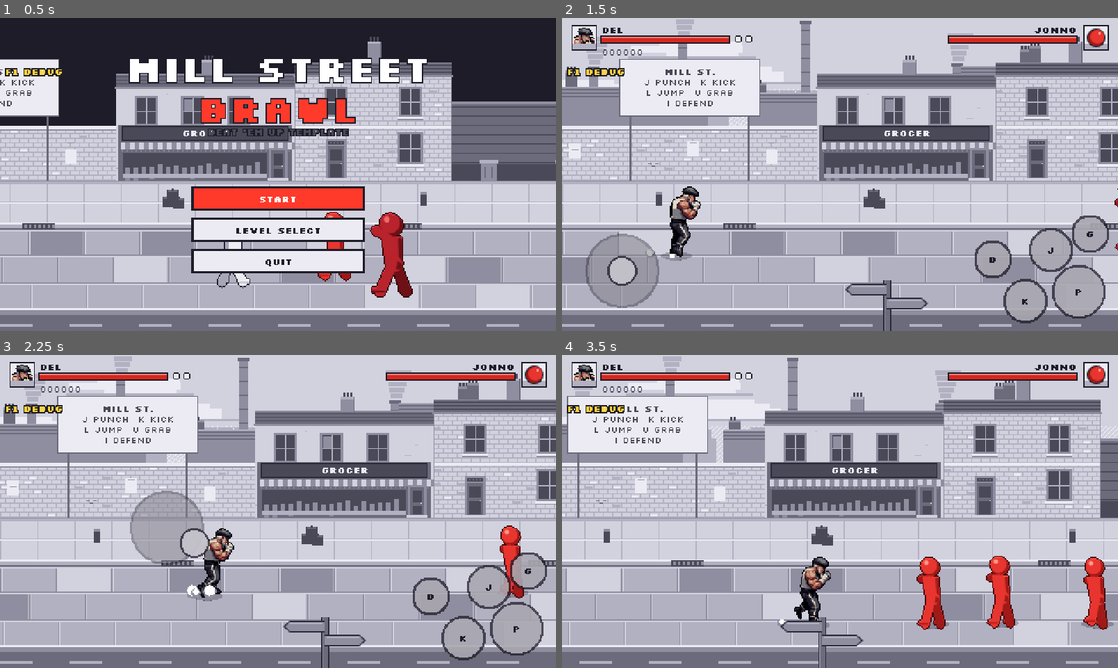
Above: before the commit, frames 1-4 (two rows, left to right).
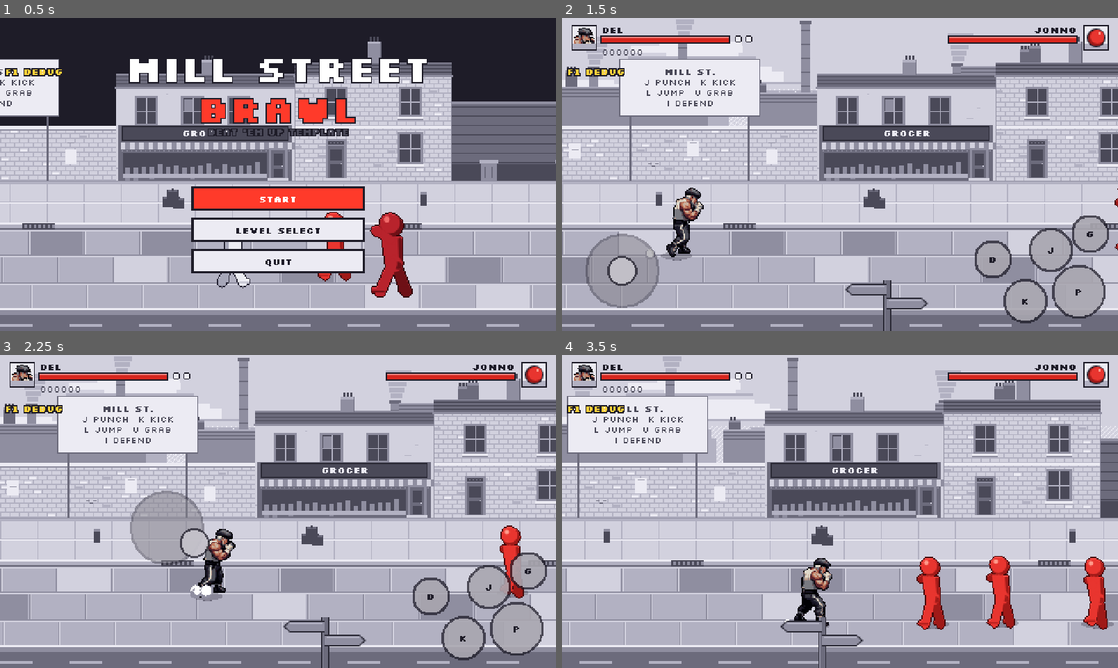
Above: after the commit, the same moments.

Repository: Ulisses85/mill_street
Game: Godot game, scene res://scenes/ui/main_menu.tscn
Two runs of this game, one before a commit and one after it. Both use one fixed random seed, a clock stepped at 60 frames per second and the inputs below.
Inputs (mouse positions are in pixels of both pictures, inside the frame that each line leads up to):
- Up to frame 1 (0.5 s): no input
- Up to frame 2 (1.5 s): click "START" at 0.5 s; tap Enter (ui_accept) at 1.25 s; move the mouse to (962, 158) at 1.27 s; hold D (move_right) from 1.28 s (still down); tap U (grab) at 1.35 s; click (962, 158) at 1.42 s
- Up to frame 3 (2.25 s): tap L (jump) at 1.52 s; tap K (kick) at 1.55 s; release D (move_right) at 2 s; drag from (166, 527) to (250, 574) at 2.02 s
- Up to frame 4 (3.5 s): move the mouse to (895, 442) at 2.77 s; hold D (move_right) from 2.78 s (still down); tap J (punch) at 2.85 s; tap U (grab) at 3.05 s

Frame 1 is identical in both runs. In frame 2, 0.7% of the frame differs, in the area x 2-26%, y 3-78%; in frame 3, 0.6%; in frame 4, 0.7%, in the area x 2-49%, y 3-87%.

Commit message:
Animation feel: run, weapon swings, motion smears, heavier impacts, Del's block
- Run: double-tap left or right (keys, d-pad or stick) to run at 1.6x speed with its own
  animation and dust; walk and run cycles now play at a rate that follows actual speed
  (no more cycling at full tempo while accelerating).
- Weapon swings are driven by the attack's timing: the weapon is raised back during the
  wind-up, whipped through during the hit window, then follows through. Works with any sprite,
  even one whose 'swing' is a copy of a punch. Unit.procedural_weapon_swing turns it off.
- Motion smear: a white arc in front of every punch, kick and swing on its first active tick
  (bigger for finishers and weapons).
- Impacts scale with the hit: longer hit-stop and more shake for heavy and knockdown hits,
  speed streaks flying out in the hit direction, a dust puff on knockdowns.
- Del's block uses only the high-guard frames of the generated block (it rose from the
  arms-down pose, which read as praying).
- tests/feel.tscn: scripted walk, run, bat swings and combos, saved as frames for checking.

Co-Authored-By: Claude Opus 5.5 <noreply@anthropic.com>
Claude-Session: https://claude.ai/code/session_011PAGRaBJEpHh9WvNf9hYFq

Diff:
--- a/art/characters/del/character.json
+++ b/art/characters/del/character.json
@@ -84,8 +84,10 @@
       "fps": 10
     },
     "block": {
-      "source": "raw/block",
-      "fps": 12
+      "source": "raw/block_guard",
+      "fps": 20,
+      "loop": false,
+      "note": "raw/block frames 3-4: the generated block rises from the arms-down base pose; only the high guard is kept"
     },
     "punch_1": {
       "source": "raw/jab",
--- a/assets/characters/del/sheet.json
+++ b/assets/characters/del/sheet.json
@@ -336,22 +336,10 @@
   },
   "defend": {
    "row": 10,
-   "frames": 5,
-   "ticks_per_frame": 5,
-   "loop": false,
-   "hand": [
-    [
-     5,
-     -40
-    ],
-    [
-     6,
-     -30
-    ],
-    [
-     12,
-     -30
-    ],
+   "frames": 2,
+   "ticks_per_frame": 3,
+   "loop": false,
+   "hand": [
     [
      16,
      -40
@@ -362,9 +350,6 @@
     ]
    ],
    "weapon_angle": [
-    -1.1,
-    -1.1,
-    -1.1,
     -1.1,
     -1.1
    ]
@@ -853,22 +838,10 @@
   },
   "block": {
    "row": 25,
-   "frames": 5,
-   "ticks_per_frame": 5,
-   "loop": false,
-   "hand": [
-    [
-     5,
-     -40
-    ],
-    [
-     6,
-     -30
-    ],
-    [
-     12,
-     -30
-    ],
+   "frames": 2,
+   "ticks_per_frame": 3,
+   "loop": false,
+   "hand": [
     [
      16,
      -40
@@ -879,9 +852,6 @@
     ]
    ],
    "weapon_angle": [
-    -1.1,
-    -1.1,
-    -1.1,
     -1.1,
     -1.1
    ]
--- a/scripts/characters/player.gd
+++ b/scripts/characters/player.gd
@@ -2,6 +2,12 @@
 extends Unit
 ## Player-controlled fighter: move, jump with air attacks, punch and kick combos, defend,
 ## grab (knee / throw), hurt, knockdown, get up, lives.
+
+@export_group("Run")
+## Double-tap left or right to run.
+@export var can_run := true
+@export_range(1.0, 3.0, 0.05) var run_speed_scale := 1.6
+@export_range(0.1, 0.5, 0.01, "suffix:s") var double_tap_window := 0.25
 
 @export_group("Combat")
 @export var punch_combo: ComboData
@@ -50,6 +56,10 @@
 var knees := 0
 var knee_t := 0
 var move := Vector2.ZERO
+var running := false
+var _tap_dir := 0
+var _prev_move_x := 0.0
+var _since_tap := 999
 var combo_count := 0
 var combo_count_timer := 0
 
@@ -64,6 +74,23 @@
 	Game.player_spawned.emit(self)
 
 
+## Double-tap detection: a second press in the same direction within double_tap_window starts a run;
+## it lasts until the player lets go, turns round or does anything else.
+func _read_run() -> void:
+	_since_tap += 1
+	var tap := 0
+	if move.x != 0.0 and _prev_move_x == 0.0:       # a new press left or right (keys, d-pad or stick)
+		tap = int(move.x)
+	_prev_move_x = move.x
+	if tap != 0:
+		if can_run and tap == _tap_dir and _since_tap <= int(double_tap_window * 60.0) and state in [&"idle", &"walk"]:
+			running = true
+		_tap_dir = tap
+		_since_tap = 0
+	if running and (move.x == 0.0 or int(move.x) != _tap_dir or not (state in [&"idle", &"walk"])):
+		running = false
+
+
 func _read_move() -> Vector2:
 	var m := Vector2(Input.get_axis(&"move_left", &"move_right"), Input.get_axis(&"move_up", &"move_down"))
 	return Vector2(signf(m.x) if absf(m.x) > 0.3 else 0.0, signf(m.y) if absf(m.y) > 0.3 else 0.0)
@@ -71,6 +98,7 @@
 
 func _tick() -> void:
 	move = _read_move()
+	_read_run()
 	if combo_count_timer > 0:
 		combo_count_timer -= 1
 		if combo_count_timer == 0:
@@ -148,14 +176,21 @@
 		vx = 0.0
 		set_state(&"defend", &"defend")
 		return
-	ground_move(move)
+	ground_move(move, run_speed_scale if running else 1.0)
 	if move != Vector2.ZERO:
 		if move.x != 0.0:
 			face = int(move.x)
-		if state != &"walk":
+		# Walk and run use their own animations when the sheet has both; otherwise one cycle, played faster.
+		var has_walk := body.has_animation(&"walk")
+		var want := &"run" if running or not has_walk else &"walk"
+		if state != &"walk" or anim != want:
 			state = &"walk"
-			play_anim(&"run")
-		if anim_t % 11 == 0:
+			play_anim(want)
+		var speed := Vector2(vx, vy).length() / maxf(move_speed, 1.0)
+		anim_rate = clampf(speed, 0.5, 1.2) * (1.35 if running and not has_walk else 1.0)
+		if running and t % 6 == 0:
+			Effects.puff(get_parent(), position + Vector2(-face * 8, 0), 3.0)
+		elif not running and anim_t % 11 == 0:
 			Effects.puff(get_parent(), position + Vector2(-face * 4, 0), 2.5)
 	elif state != &"idle" or anim != &"idle":
 		state = &"idle"
--- a/scripts/core/unit.gd
+++ b/scripts/core/unit.gd
@@ -60,6 +60,9 @@
 @export var defence_stops_knockdown_attacks := false
 
 @export_group("Weapons")
+## Swing held weapons from the attack timing (raise, whip through, follow through) instead of
+## the sheet's per-frame weapon angles. Turn off for art that already animates the swing.
+@export var procedural_weapon_swing := true
 @export var lose_weapon_when_hit := false
 @export var lose_weapon_when_knocked_down := true
 
@@ -78,6 +81,9 @@
 var t := 0  ## ticks spent in the current state
 var anim: StringName = &"idle"
 var anim_t := 0
+## Playback speed of the current animation (1.0 = as authored). Walk/run cycles follow movement speed.
+var anim_rate := 1.0
+var _anim_acc := 0.0
 var bounced := false
 var landed := true
 var slide := 0.0
@@ -127,12 +133,16 @@
 	if Game.hitstop > 0:
 		return
 	t += 1
-	anim_t += 1
+	_anim_acc += anim_rate
+	while _anim_acc >= 1.0:
+		_anim_acc -= 1.0
+		anim_t += 1
 	if invulnerable_ticks > 0:
 		invulnerable_ticks -= 1
 	if squash > 0:
 		squash -= 1
 	_tick()
+	_attack_smear()
 	_clamp_to_floor()
 	_update_visuals()
 
@@ -153,7 +163,28 @@
 func play_anim(a: StringName, restart := true) -> void:
 	if a != anim or restart:
 		anim_t = 0
+		_anim_acc = 0.0
+		anim_rate = 1.0
 	anim = a
+
+
+## A white motion arc in front of the unit on the first active tick of each attack.
+func _attack_smear() -> void:
+	if state != &"attack" or current_attack == null or z > 1.0 and current_attack.duration > 5.0:
+		return
+	var a := current_attack
+	if t != a.ticks(a.active_from) or a.reach_to <= 0.0:
+		return
+	var armed := held_weapon != null and a == held_weapon.attack
+	var hand := body.hand_at(anim, anim_t)
+	var c := position + Vector2(face * 4, hand.y * 0.6 - z)
+	var r := clampf(a.reach_to * 0.7, 14.0, 34.0) + (6.0 if armed else 0.0)
+	if armed:
+		Effects.swoosh(get_parent(), c, face, r, -100.0, 40.0, 4.0)
+	elif a.knockdown:
+		Effects.swoosh(get_parent(), c, face, r, -60.0, 30.0, 3.0)
+	else:
+		Effects.swoosh(get_parent(), c + Vector2(0, -2), face, r * 0.8, -25.0, 15.0, 2.0)
 
 
 func _update_visuals() -> void:
@@ -178,6 +209,11 @@
 	if _weapon_sprite.visible:
 		var hand := body.hand_at(anim, anim_t) * Vector2(body.scale.x, body.scale.y)
 		var ang := body.weapon_angle_at(anim, anim_t)
+		var a := current_attack
+		if procedural_weapon_swing and state == &"attack" and a and a == held_weapon.attack and not held_weapon.thrown:
+			var sw := _swing_pose(a)
+			ang = sw.x
+			hand += Vector2(sw.y, sw.z)
 		if held_weapon.thrown and not (state == &"attack" and current_attack == held_weapon.throw_attack):
 			ang = -0.25
 		_weapon_sprite.texture = held_weapon.texture
@@ -192,6 +228,23 @@
 		_carry_sprite.texture = tex
 		_carry_sprite.position = Vector2(-tex.get_width() / 2.0, -round(z) - body_height - tex.get_height() + 8 + (1 if anim == &"carry" and (anim_t / 6) % 2 == 0 else 0))
 		_carry_sprite.z_index = 1
+
+
+## Weapon swing driven by the attack's timing, so any sprite swings a held weapon convincingly:
+## raise it back during the wind-up, whip it through during the hit window, follow through after.
+## Returns (angle, hand dx, hand dy).
+func _swing_pose(a: AttackData) -> Vector3:
+	var t0 := float(a.ticks(a.active_from))
+	var t1 := maxf(t0 + 1.0, float(a.ticks(a.active_to)))
+	var tt := float(t)
+	if tt < t0:
+		var k := ease(tt / maxf(t0, 1.0), 0.5)
+		return Vector3(lerpf(-1.2, -2.7, k), lerpf(0.0, -5.0, k), lerpf(0.0, -8.0, k))
+	if tt <= t1:
+		var k := ease((tt - t0) / (t1 - t0), 0.4)
+		return Vector3(lerpf(-2.7, 0.7, k), lerpf(-5.0, 6.0, k), lerpf(-8.0, 2.0, k))
+	var k := clampf((tt - t1) / 10.0, 0.0, 1.0)
+	return Vector3(lerpf(0.7, 0.2, k), lerpf(6.0, 3.0, k), lerpf(2.0, 0.0, k))
 
 
 func _clamp_to_floor() -> void:
@@ -345,9 +398,12 @@
 
 
 func _hit_feedback(a: AttackData, dir: float) -> void:
-	Game.request_hitstop(a.hitstop_frames + (3 if a.knockdown else 0))
-	Game.request_shake(a.screen_shake)
-	Effects.burst(get_parent(), position + Vector2(-dir * 4, -z - body_height * 0.55), 13.0 if a.knockdown else 8.0)
+	# Heavier hits freeze longer, shake harder and throw out more sparks.
+	Game.request_hitstop(a.hitstop_frames + mini(3, a.damage / 5) + (3 if a.knockdown else 0))
+	Game.request_shake(a.screen_shake + (1.5 if a.knockdown else 0.0))
+	Effects.impact(get_parent(), position + Vector2(-dir * 4, -z - body_height * 0.55), dir, float(a.damage), a.knockdown)
+	if a.knockdown:
+		Effects.puff(get_parent(), position + Vector2(-dir * 6, 0), 4.0)
 
 
 func _on_blocked(_attacker: Node2D, a: AttackData, dir: float) -> void:
--- a/scripts/systems/effects.gd
+++ b/scripts/systems/effects.gd
@@ -3,7 +3,7 @@
 ## Small one-shot visual effects drawn in code: hit bursts, block shields, dust puffs,
 ## debris chunks and floating text. Use the static helpers, e.g. Effects.burst(world, pos, 10).
 
-enum Kind { BURST, SHIELD, PUFF, TEXT, CHUNK }
+enum Kind { BURST, SHIELD, PUFF, TEXT, CHUNK, SWOOSH, STREAK }
 
 const INK := Color("#1e1c28")
 const FONT := preload("res://assets/fonts/Silkscreen-Regular.ttf")
@@ -21,6 +21,9 @@
 var spin := 0.0
 var floor_y := 0.0
 var size := Vector2(6, 3)
+var arc_from := 0.0
+var arc_to := 0.0
+var thickness := 3.0
 
 
 static func _spawn(parent: Node, pos: Vector2, k: Kind, lifetime: int) -> Effects:
@@ -40,6 +43,28 @@
 	var e := _spawn(parent, pos, Kind.BURST, 7)
 	e.radius = r
 	e.rot = Game.fx_rng.randf() * TAU
+
+
+## A hit: star burst plus speed streaks flying out in the hit direction. power ~ damage.
+static func impact(parent: Node, pos: Vector2, hit_dir: float, power: float, heavy: bool) -> void:
+	burst(parent, pos, clampf(4.0 + power * 0.4, 6.0, 10.0) + (2.0 if heavy else 0.0))
+	var n := 3 + int(power / 4.0) + (3 if heavy else 0)
+	for i in n:
+		var e := _spawn(parent, pos, Kind.STREAK, 6 + Game.fx_rng.randi_range(0, 3))
+		var ang := Game.fx_rng.randf_range(-0.7, 0.7) + (0.0 if hit_dir > 0 else PI)
+		e.rot = ang
+		e.vel = Vector2(cos(ang), sin(ang)) * Game.fx_rng.randf_range(2.5, 4.5 + power * 0.15)
+		e.size = Vector2(Game.fx_rng.randf_range(5, 9 + power * 0.3), 1)
+
+
+## Motion smear: a short white arc in front of an attack (the swing of an arm, leg or weapon).
+static func swoosh(parent: Node, pos: Vector2, facing: float, r: float, from_deg: float, to_deg: float, thick := 3.0) -> void:
+	var e := _spawn(parent, pos, Kind.SWOOSH, 5)
+	e.radius = r
+	e.dir = facing
+	e.arc_from = deg_to_rad(from_deg)
+	e.arc_to = deg_to_rad(to_deg)
+	e.thickness = thick
 
 
 static func shield(parent: Node, pos: Vector2, facing: float) -> void:
@@ -79,7 +104,7 @@
 
 
 func _physics_process(_delta: float) -> void:
-	if Game.hitstop > 0 and kind != Kind.BURST:
+	if Game.hitstop > 0 and kind != Kind.BURST and kind != Kind.SWOOSH:
 		return
 	life -= 1
 	if life <= 0:
@@ -124,6 +149,21 @@
 			var w := FONT.get_string_size(text, HORIZONTAL_ALIGNMENT_LEFT, -1, 8).x
 			draw_string(FONT, Vector2(-w / 2 + 1, 1), text, HORIZONTAL_ALIGNMENT_LEFT, -1, 8, INK)
 			draw_string(FONT, Vector2(-w / 2, 0), text, HORIZONTAL_ALIGNMENT_LEFT, -1, 8, color)
+		Kind.SWOOSH:
+			# drawn facing right, mirrored for the left; the arc's leading edge sweeps from arc_from to arc_to
+			var f := float(life) / max_life
+			var span := arc_to - arc_from
+			var head := arc_from + span * minf(1.0, (1.0 - f) * 2.0 + 0.5)
+			var tail := arc_from + span * clampf((1.0 - f) * 1.6 - 0.2, 0.0, 1.0)
+			draw_set_transform(Vector2.ZERO, 0, Vector2(dir, 1))
+			draw_arc(Vector2.ZERO, radius, minf(head, tail), maxf(head, tail), 10, Color(1, 1, 1, 0.3 + 0.5 * f), thickness)
+			draw_arc(Vector2.ZERO, radius - thickness * 0.4, minf(head, tail), maxf(head, tail), 10, Color.WHITE, maxf(1.0, thickness * 0.4))
+			draw_set_transform(Vector2.ZERO, 0)
+		Kind.STREAK:
+			draw_set_transform(Vector2.ZERO, rot)
+			draw_rect(Rect2(Vector2(-size.x / 2, -1), Vector2(size.x, 2)), INK)
+			draw_rect(Rect2(Vector2(-size.x / 2 + 1, -0.5), Vector2(size.x - 2, 1)), Color.WHITE)
+			draw_set_transform(Vector2.ZERO, 0)
 		Kind.CHUNK:
 			draw_set_transform(Vector2.ZERO, rot)
 			draw_rect(Rect2(-size / 2 - Vector2.ONE, size + Vector2(2, 2)), INK)
--- /dev/null
+++ b/tests/feel.gd
@@ -0,0 +1,36 @@
+extends Node
+## Animation feel check: scripted moves in level 1, saved as a contact sheet of frames.
+##   xvfb-run godot --path . --rendering-driver opengl3 --resolution 480x270 --fixed-fps 60 res://tests/feel.tscn
+## Writes user://feel_<n>.png for each captured frame (God mode on, so nothing interrupts).
+var level
+var frame := 0
+var plan := {}          # frame -> action
+var capture: Array = []
+
+func _ready() -> void:
+	Game.god_mode = true
+	level = load("res://scenes/levels/level_01.tscn").instantiate()
+	add_child(level)
+	# walk, then double-tap to run, stop, pick up a bat (F8 gives one), swing it, then a punch combo
+	for f in [20, 21, 22]: plan[f] = "tap_right"
+	capture = [40, 46, 52, 140, 146, 152, 158]
+
+func _physics_process(_d: float) -> void:
+	frame += 1
+	var p = Game.player
+	for a in [&"move_right", &"punch", &"kick"]:
+		Input.action_release(a)
+	if frame < 60: Input.action_press(&"move_right")                     # walk
+	elif frame in [100, 104]: Input.action_release(&"move_right")       # double-tap
+	elif frame >= 100 and frame < 200 and frame != 103: Input.action_press(&"move_right")   # run
+	if frame in [50, 150] and p: print("frame %d running=%s vx=%.0f anim=%s" % [frame, p.running, p.vx, p.anim])
+	if frame == 230 and p:
+		p.equip(load("res://resources/weapons/bat.tres"), 9)
+	if frame in [240, 290]: Input.action_press(&"punch")                 # bat swings
+	if frame in [340, 352, 364]: Input.action_press(&"punch")            # punch combo
+	if frame in [400, 412]: Input.action_press(&"kick")
+	if (frame >= 236 and frame <= 270 and frame % 3 == 0) or (frame >= 336 and frame <= 440 and frame % 4 == 0) or frame in [40, 46, 52, 140, 146, 152]:
+		await RenderingServer.frame_post_draw
+		get_viewport().get_texture().get_image().save_png("user://feel_%04d.png" % frame)
+	if frame > 450:
+		get_tree().quit()
--- /dev/null
+++ b/tests/feel.tscn
@@ -0,0 +1,6 @@
+[gd_scene load_steps=2 format=3]
+
+[ext_resource type="Script" path="res://tests/feel.gd" id="1"]
+
+[node name="Feel" type="Node"]
+script = ExtResource("1")
Binary file changed: art/characters/del/preview/block.gif
Binary file changed: art/characters/del/preview/contact.png
Binary file changed: art/characters/del/preview/defend.gif
Binary file added: art/characters/del/raw/block_guard/00.png
Binary file added: art/characters/del/raw/block_guard/01.png
Binary file changed: assets/characters/del/portrait.png
Binary file changed: assets/characters/del/sheet.png
Not shown, changed: CLAUDE.md
